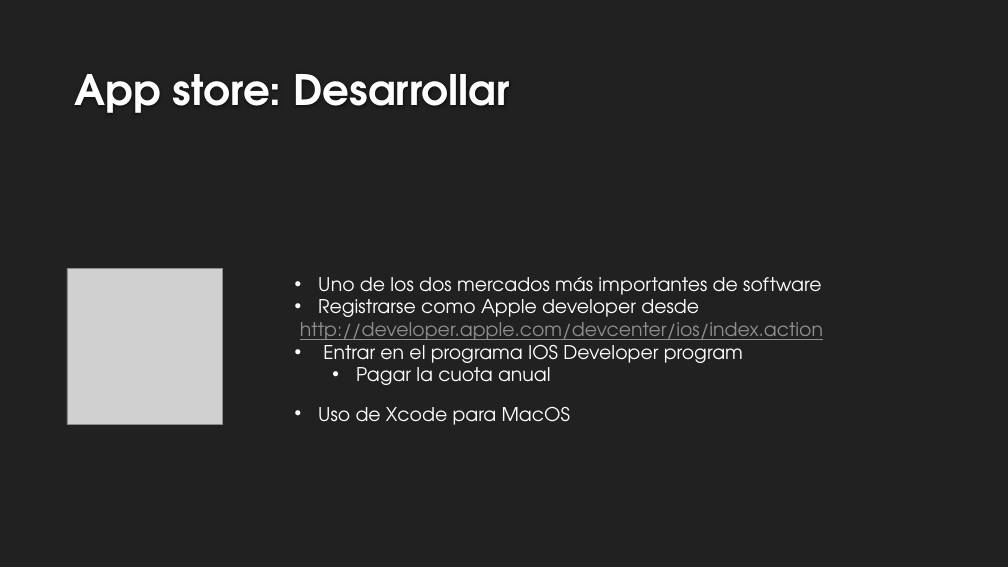
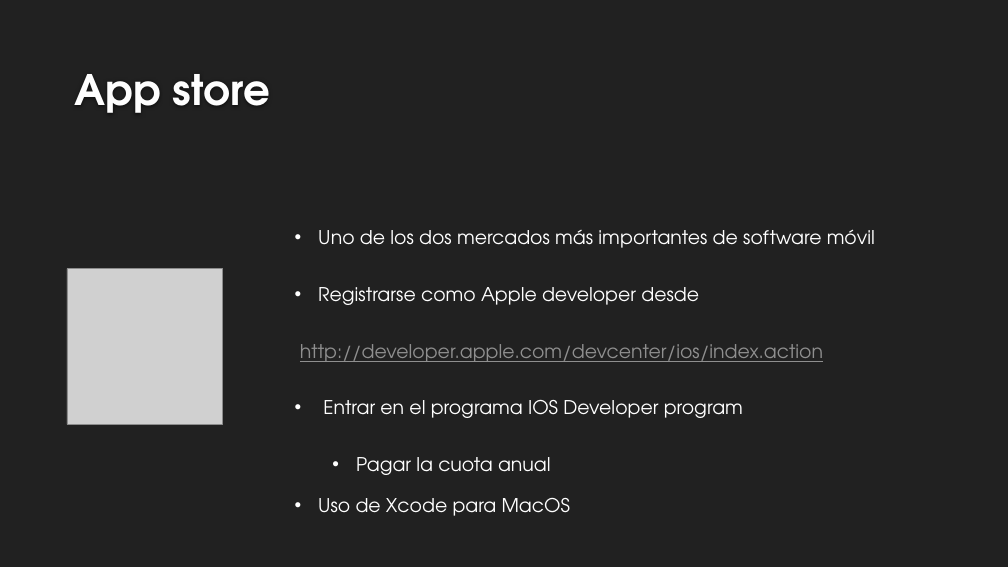
Before and after one commit to ABPMultimediaUA/SchoolApp, a slide deck: slide 8 of PM-TEMA 8 v1.pptx. Drawn at 1008x567 pixels with LibreOffice and Linux fonts; fonts in the diff are those of the drawing; grey boxes stand for pictures; background and template pictures are left out. Boxes give left, top, right and bottom in pixels: in the first picture for what was removed or moved away, otherwise in the second. Text is boxed around its words. In the diff, an @@ line names an element or a change of style, - is before the commit and + after.

```diff
--- a/PM-TEMA 8 v1.pptx
+++ b/PM-TEMA 8 v1.pptx
@@ title at (x1=75, y1=74, x2=270, y2=113): text changed @@
-App store: Desarrollar
+App store
@@ text "Uno de los dos mercados ..." moved from (x1=300, y1=277, x2=823, y2=385) to (x1=300, y1=229, x2=875, y2=475) @@
@@ text at (x1=318, y1=229, x2=875, y2=248): text changed @@
-• Uno de los dos mercados más importantes de software
+• Uno de los dos mercados más importantes de software móvil
@@ text at (x1=300, y1=287, x2=823, y2=475): line spacing 1 to 2.5 @@
@@ text "Uso de Xcode para MacOS" moved from (x1=318, y1=407, x2=570, y2=425) to (x1=318, y1=498, x2=570, y2=516) @@
```
Also in this commit, not shown: 1 other slide changed, 1 slide added, 3 slides removed.
